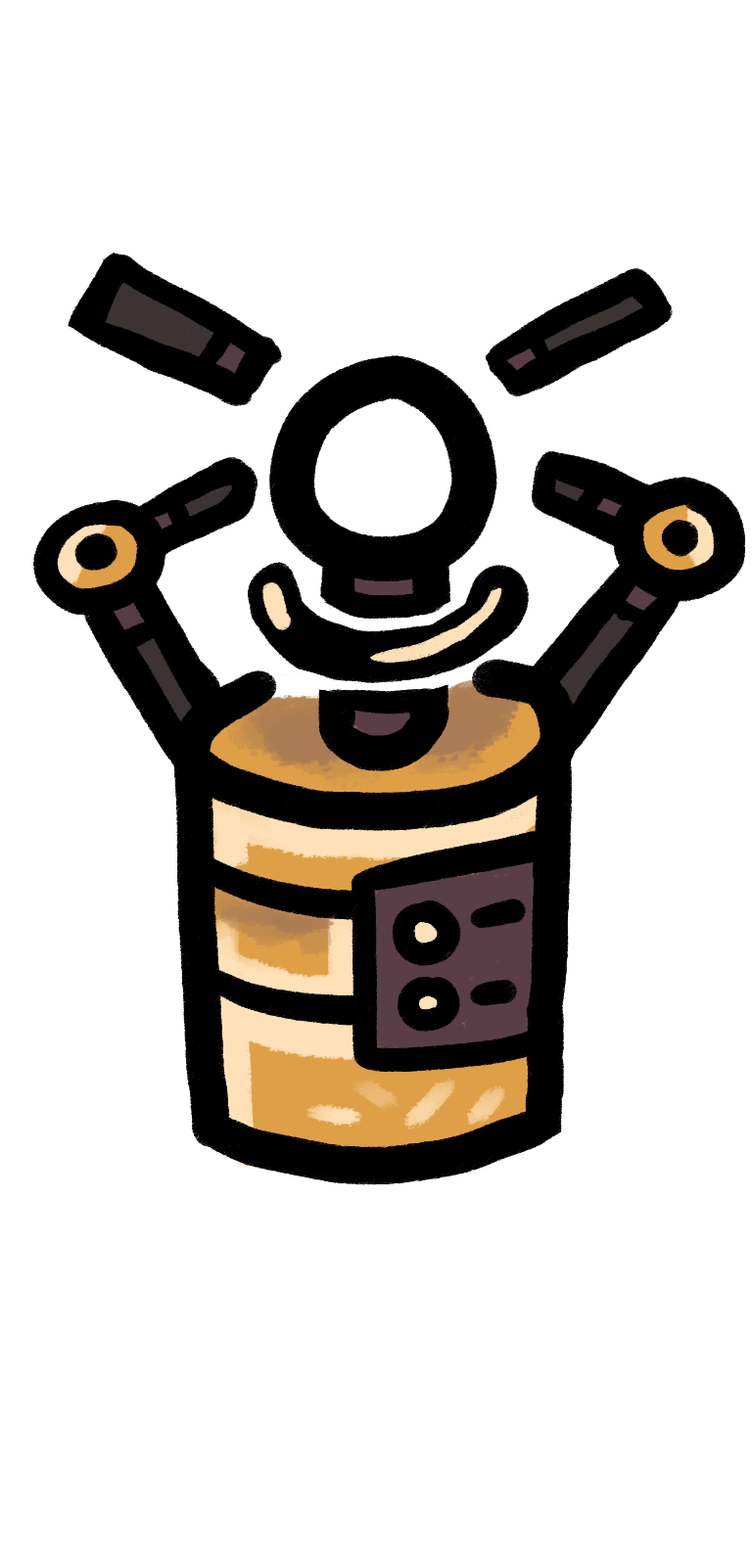
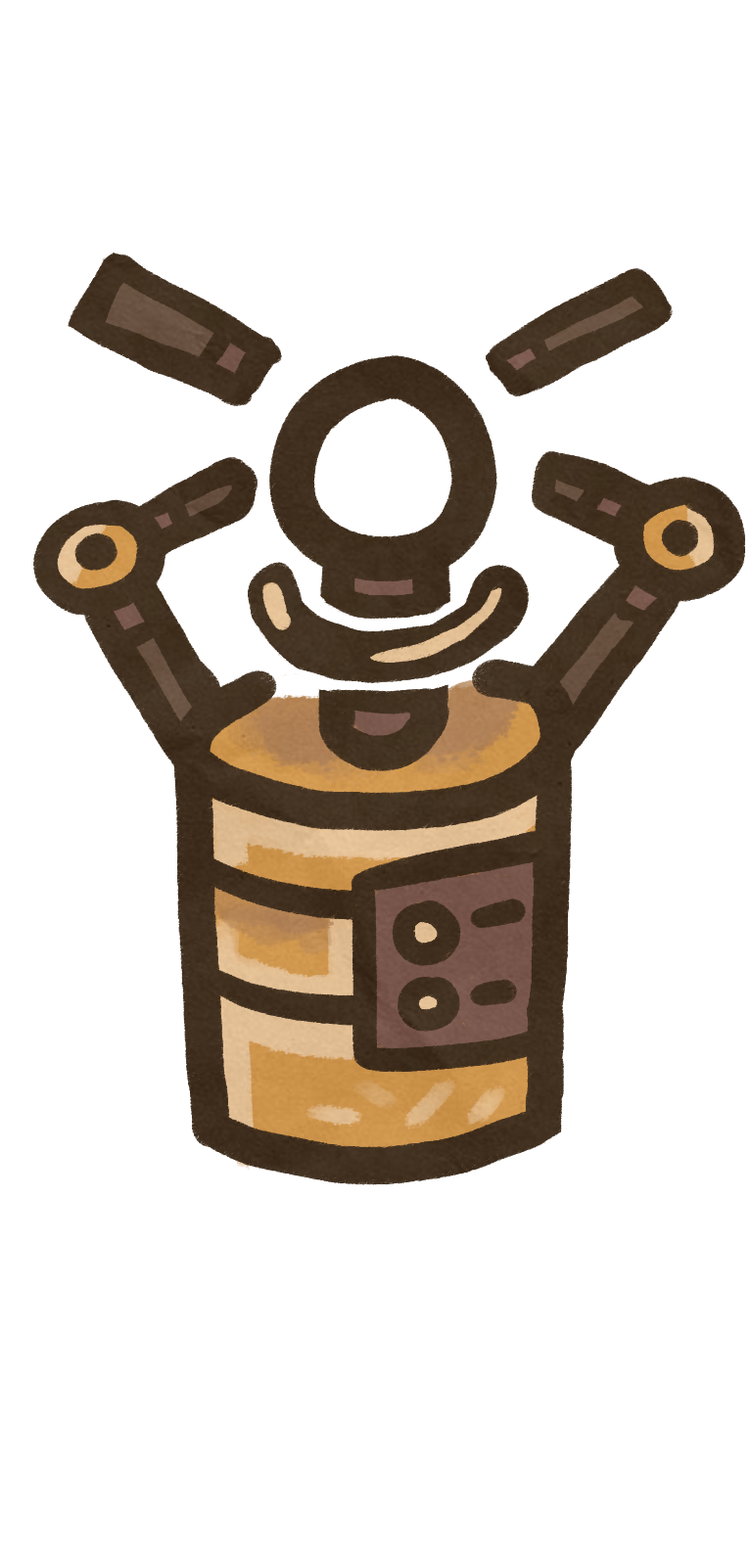
Revision of a layered w=752, h=1568 image; what changed, layer by layer:
pixels changed over [33, 252, 745, 1186] (layer not identified)